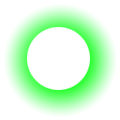
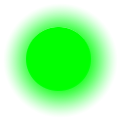
Revision of a layered 120 × 120 image; what changed, layer by layer:
showed "Ellipse 1", painted on it over [26, 27, 91, 91]
